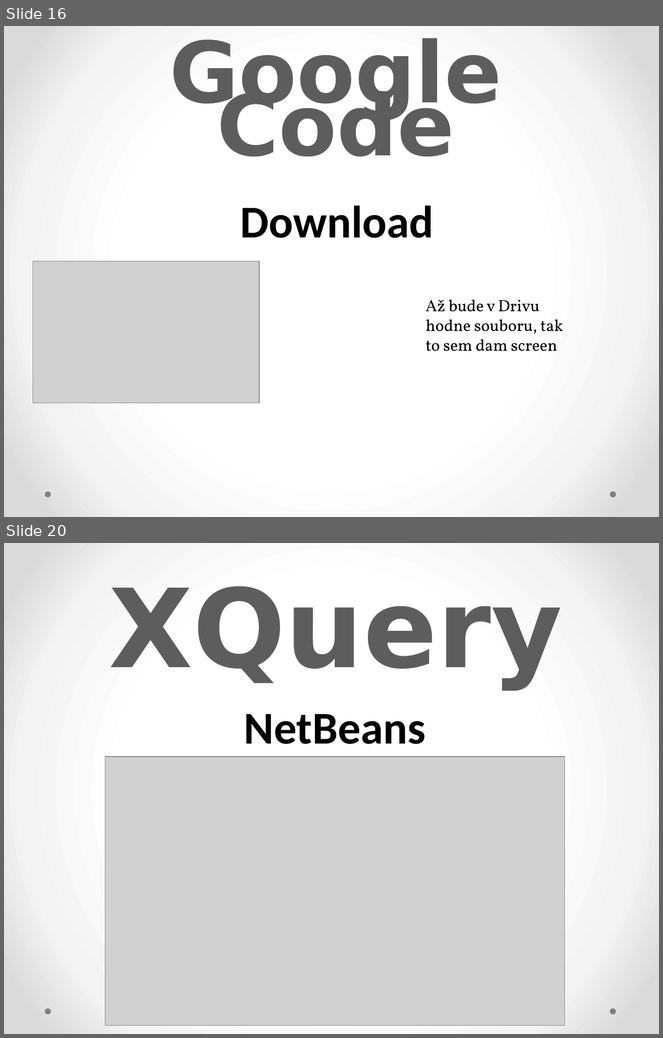
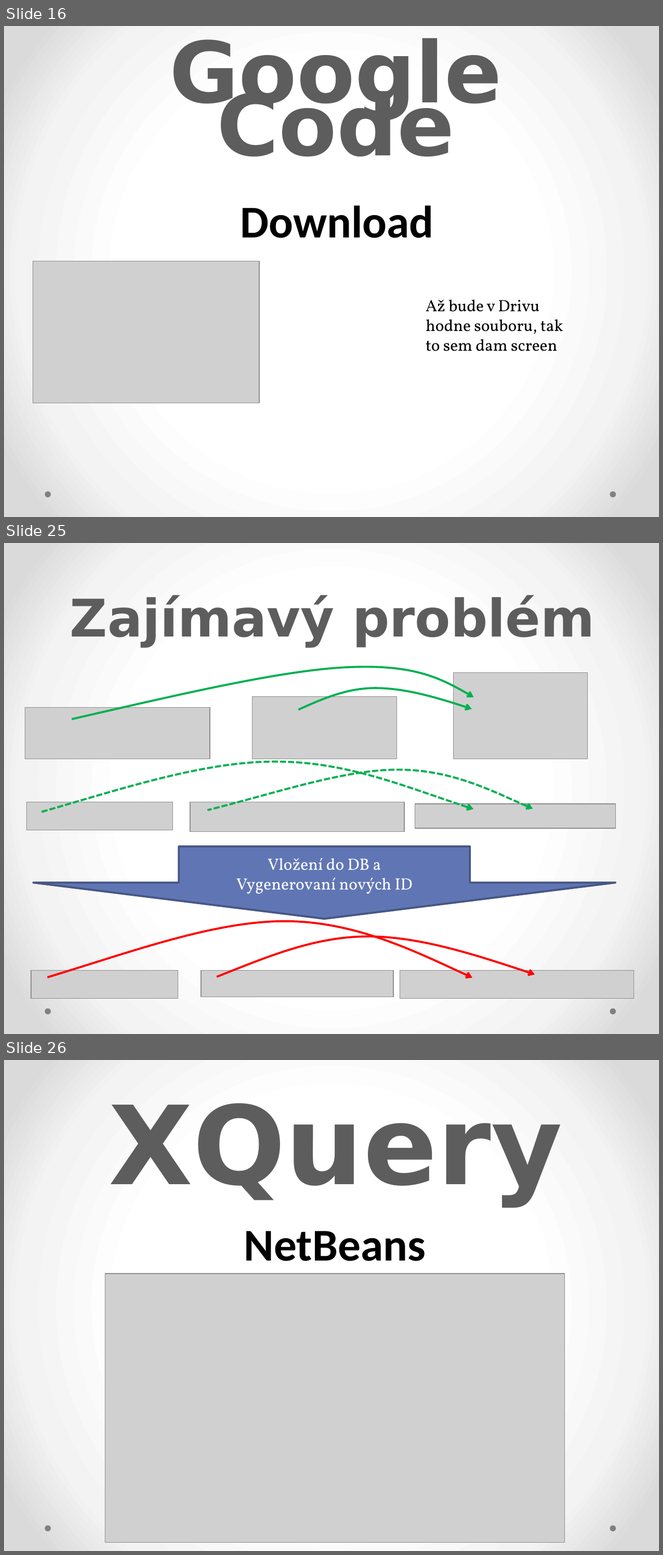
Before and after one commit to Amilez/rent-car-app, a slide deck: Prezentace/prezentace.pptx. Shown one above the other, each under a label of ours: slides 16 and 20 before the commit, slides 16, 25 and 26 after it; the slides between them are not shown. The pictures are 663x1038 and 663x1555 pixels, drawn with LibreOffice and Linux fonts; fonts in the diff are those of the drawing; grey boxes stand for pictures. Boxes give left, top, right and bottom in pixels: in the first picture for what was removed or moved away, otherwise in the second. Text is boxed around its words. In the diff, an @@ line names an element or a change of style, - is before the commit and + after.

```diff
--- a/Prezentace/prezentace.pptx
+++ b/Prezentace/prezentace.pptx
@@ slide 25 added at [4, 543, 659, 1034], background gradient #FFFFFF to #F4F4F4 to #DADADA; not listed: 2 template elements that a slide beside it also shows @@
@@ text added at [70, 595, 595, 648], 57 pt, text gradient #555555 to #5D5D5D to #000000, bold @@
+Zajímavý problém
@@ freeform shape added at [72, 667, 474, 719], outline #00B050 2.25 pt @@
@@ picture added at [453, 672, 588, 759] @@
@@ picture added at [253, 697, 397, 759] @@
@@ freeform shape added at [298, 689, 472, 710], outline #00B050 2.25 pt @@
@@ picture added at [25, 707, 210, 759] @@
@@ freeform shape added at [41, 762, 473, 812], outline #00B050 2.25 pt dashed @@
@@ freeform shape added at [208, 770, 533, 810], outline #00B050 2.25 pt dashed @@
@@ picture added at [27, 802, 173, 831] @@
@@ picture added at [190, 802, 404, 832] @@
@@ picture added at [415, 804, 616, 828] @@
@@ down arrow added at [34, 846, 616, 918], fill #6076B4, outline #475785 2.25 pt, 18 pt, text #FFFFFF @@
+Vložení do DB a
+Vygenerovaní nových ID
@@ freeform shape added at [47, 922, 473, 978], outline #FF0000 2.25 pt @@
@@ freeform shape added at [217, 937, 535, 977], outline #FF0000 2.25 pt @@
@@ picture added at [31, 971, 178, 999] @@
@@ picture added at [201, 971, 394, 997] @@
@@ picture added at [400, 971, 634, 999] @@
@@ what was slide 20 is now slide 26 @@
```
Also in this commit, not shown: 8 other slides added, 3 slides removed.
